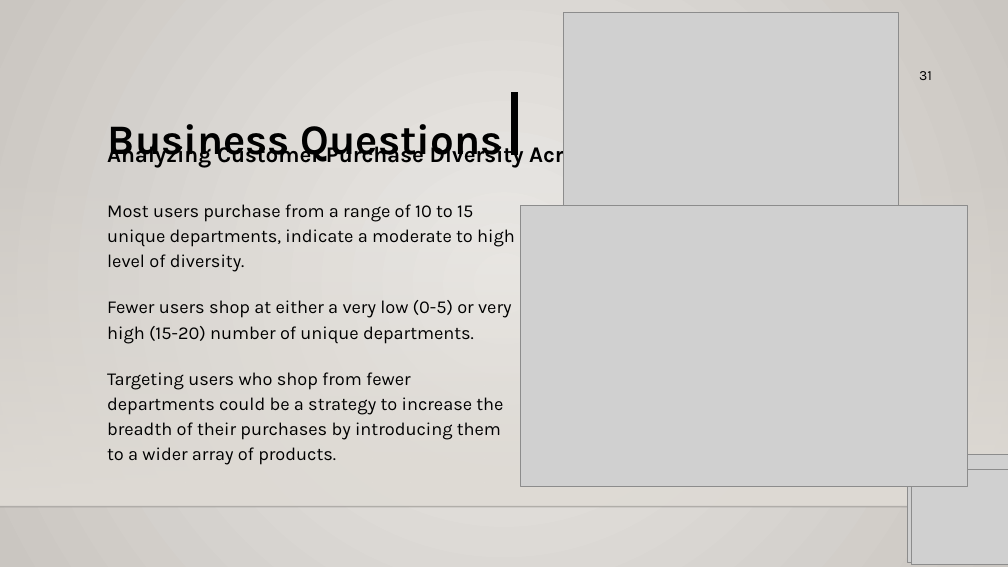
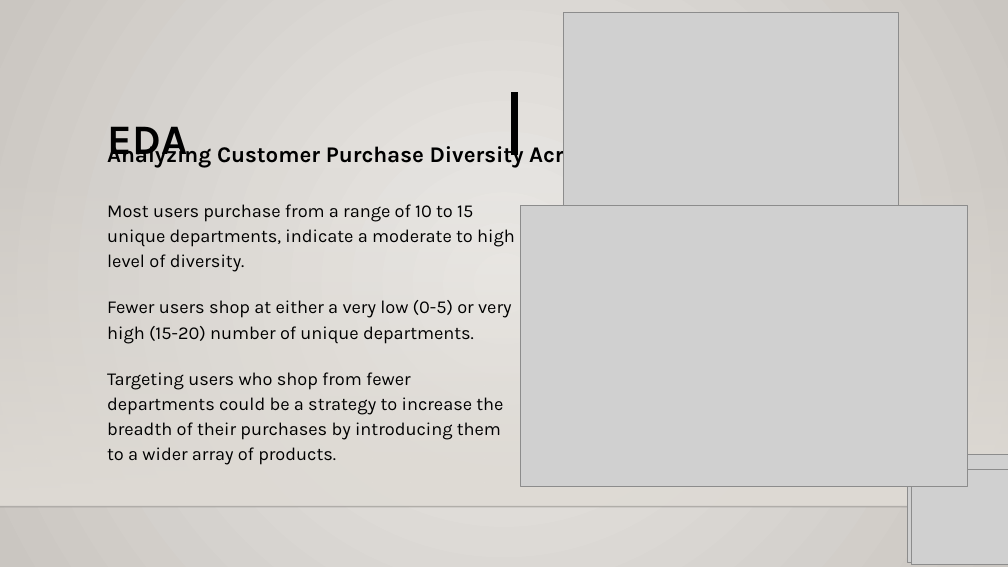
Before and after one commit to bharath21gaju/GroceryItems_Recommender, a slide deck: slide 9 of MidTerm_USML.pptx (slide 13 before the commit). Drawn at 1008x567 pixels with LibreOffice and Linux fonts; fonts in the diff are those of the drawing; grey boxes stand for pictures; background and template pictures are left out. Boxes give left, top, right and bottom in pixels: in the first picture for what was removed or moved away, otherwise in the second. Text is boxed around its words. In the diff, an @@ line names an element or a change of style, - is before the commit and + after.

```diff
--- a/MidTerm_USML.pptx
+++ b/MidTerm_USML.pptx
@@ text removed at (919,71,932,80) @@
-31
@@ text at (108,126,188,165): text changed @@
-Business Questions
+EDA
```
Also in this commit, not shown: 13 other slides changed, 1 slide added, 12 slides removed.
